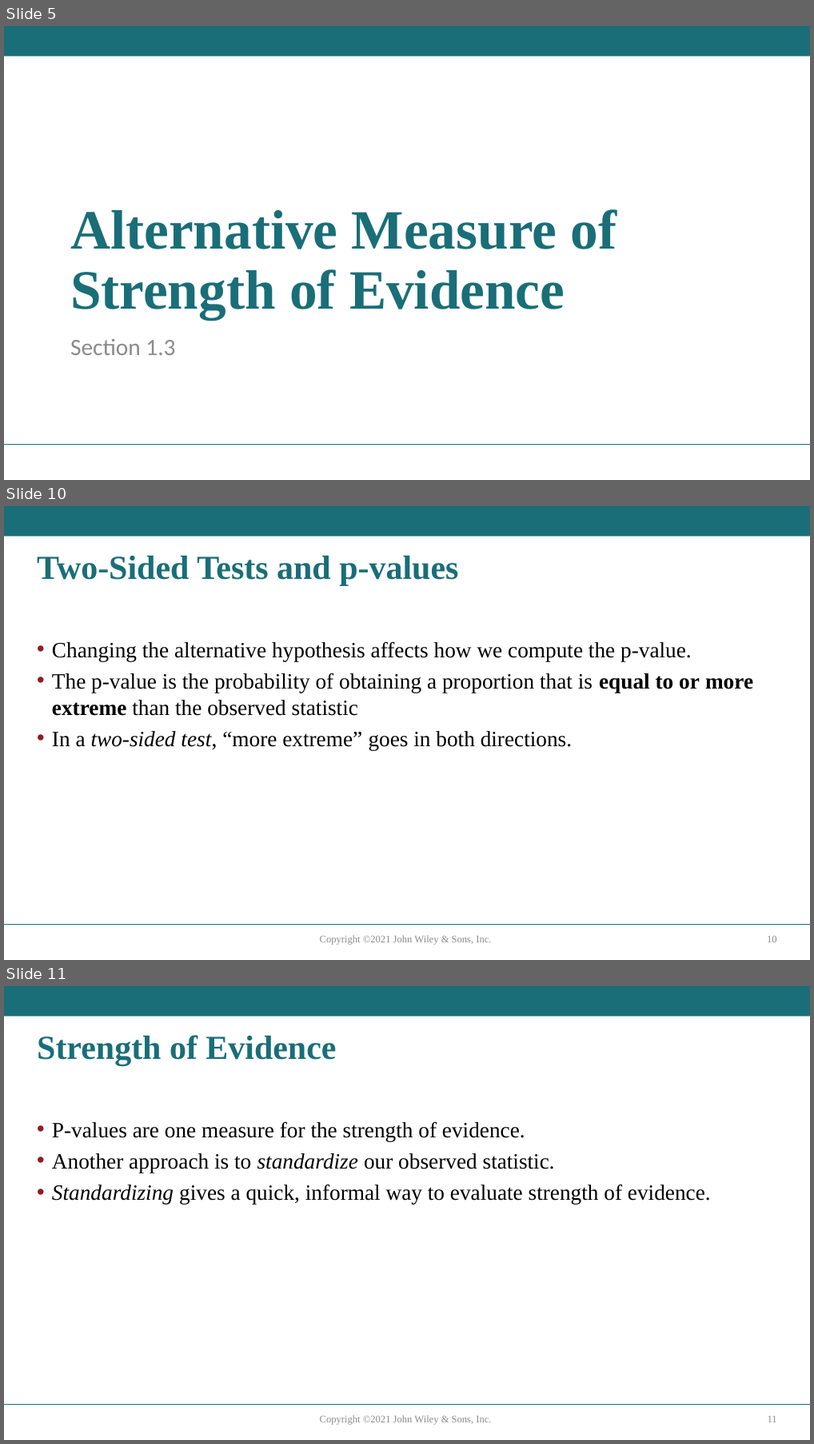
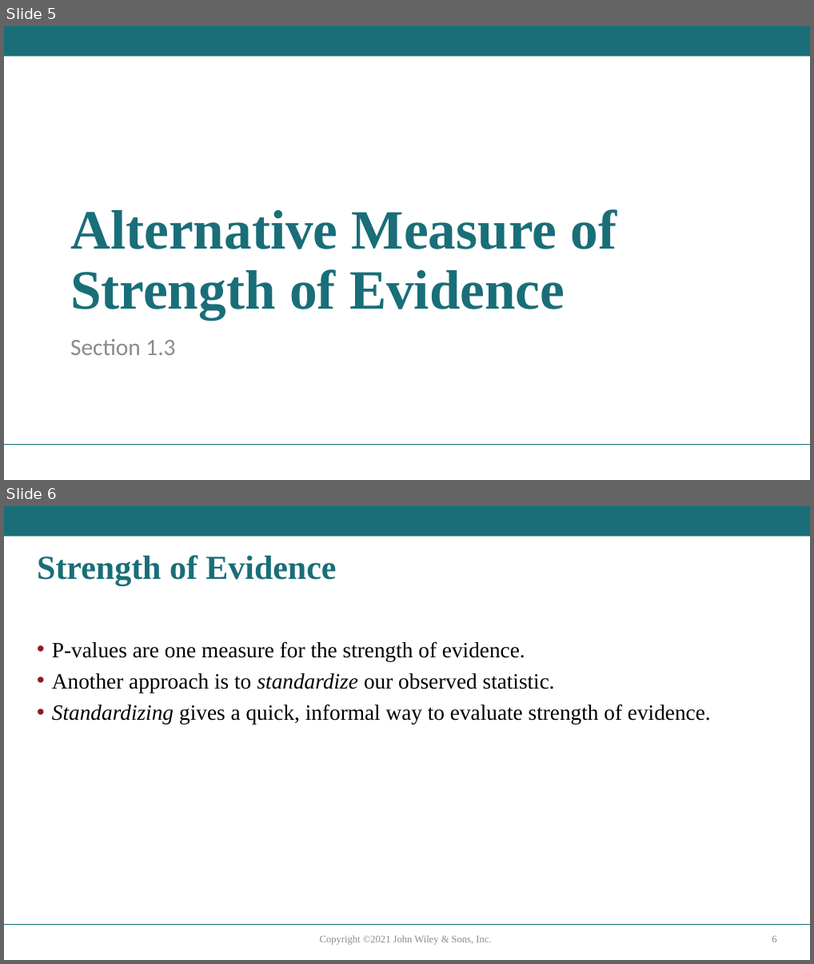
Before and after one commit to sroscoe2/MATH-104, a slide deck: Slides/Ch1.3-Roscoe26.pptx. Shown one above the other, each under a label of ours: slides 5, 10 and 11 before the commit, slides 5 and 6 after it; the slides between them are not shown. The pictures are 814x1444 and 814x964 pixels, drawn with LibreOffice and Linux fonts; fonts in the diff are those of the drawing. Boxes give left, top, right and bottom in pixels: in the first picture for what was removed or moved away, otherwise in the second. Text is boxed around its words. In the diff, an @@ line names an element or a change of style, - is before the commit and + after.

```diff
--- a/Slides/Ch1.3-Roscoe26.pptx
+++ b/Slides/Ch1.3-Roscoe26.pptx
@@ slide 10 removed at (4, 506, 810, 960), background #FFFFFF; not listed: 4 template elements that a slide beside it also shows @@
@@ title removed at (37, 556, 458, 585) @@
-Two-Sided Tests and p-values
@@ text removed at (52, 641, 754, 750) @@
-• Changing the alternative hypothesis affects how we compute the p-value.
-• The p-value is the probability of obtaining a proportion that is equal to or more extreme than the observed statistic
-• In a two-sided test, “more extreme” goes in both directions.
@@ what was slide 11 is now slide 6 @@
@@ page number at (772, 936, 777, 942): text changed @@
-11
+6
```
Also in this commit, not shown: 2 slides changed, 4 other slides removed, 1 other file.
